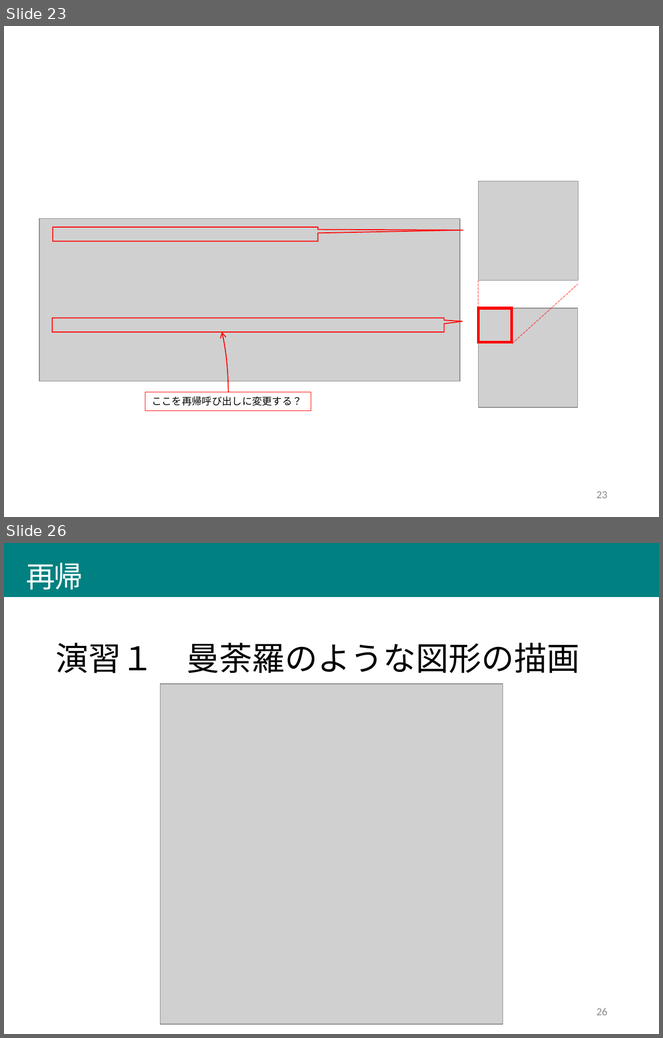
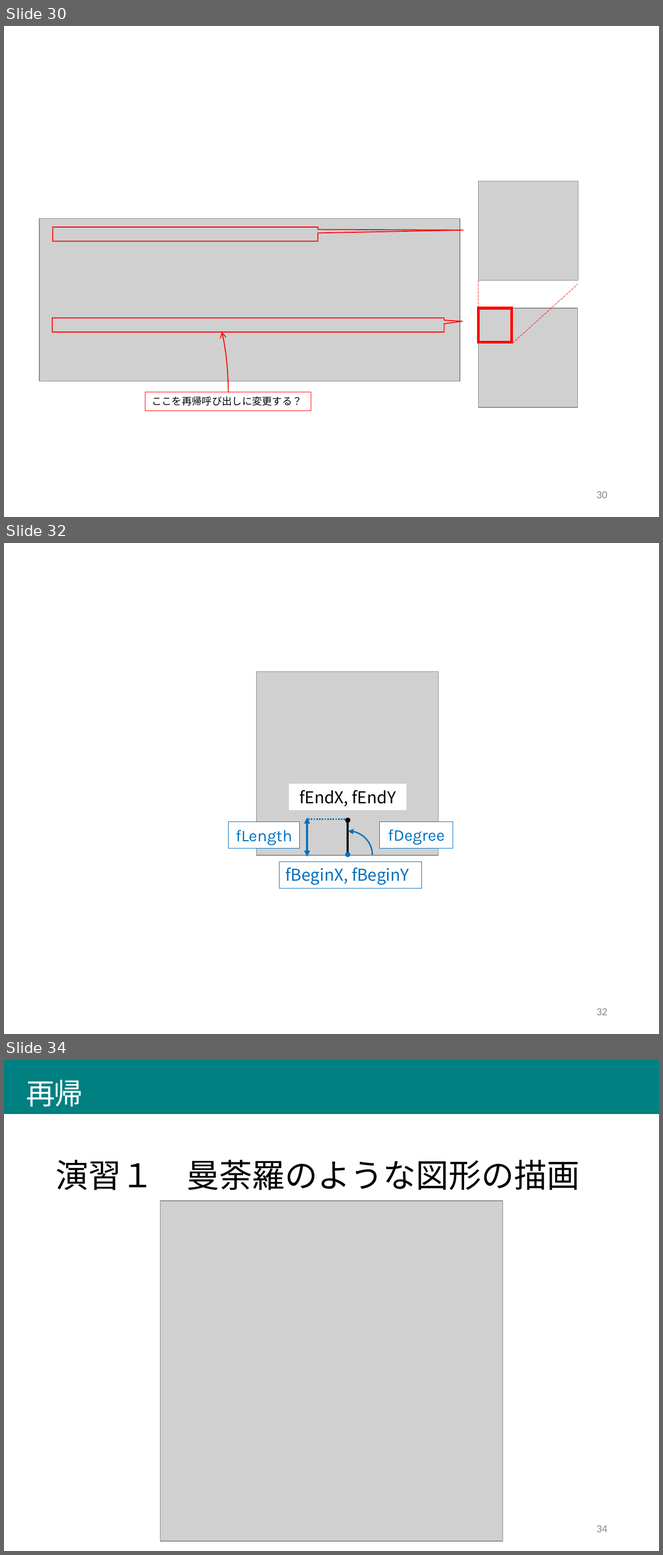
Before and after one commit to afukushimagit/afukushimagit.github.io, a slide deck: images/recursive/図素材.pptx. Shown one above the other, each under a label of ours: slides 23 and 26 before the commit, slides 30, 32 and 34 after it; the slides between them are not shown. The pictures are 663x1038 and 663x1555 pixels, drawn with LibreOffice and Linux fonts; fonts in the diff are those of the drawing; grey boxes stand for pictures. Boxes give left, top, right and bottom in pixels: in the first picture for what was removed or moved away, otherwise in the second. Text is boxed around its words. In the diff, an @@ line names an element or a change of style, - is before the commit and + after.

```diff
--- a/images/recursive/図素材.pptx
+++ b/images/recursive/図素材.pptx
@@ slide 32 added at box(4, 543, 659, 1034), background #FFFFFF @@
@@ picture added at box(256, 671, 438, 856) @@
@@ rectangle added at box(289, 784, 406, 810), fill #FFFFFF, 18 pt, text #000000 @@
+fEndX, fEndY
@@ rectangle added at box(229, 822, 299, 848), fill #FFFFFF, outline #0070C0 0.75 pt, 18 pt, text #0070C0 @@
+fLength
@@ double arrow added from (307, 818) to (307, 857), #0070C0 2.25 pt @@
@@ line added from (348, 820) to (307, 820), #0070C0 1.5 pt dashed @@
@@ ellipse added at box(345, 818, 351, 823), fill #000000 @@
@@ line added from (348, 823) to (348, 852), #000000 2.25 pt @@
@@ rectangle added at box(379, 822, 453, 848), fill #FFFFFF, outline #0070C0 0.75 pt, 18 pt, text #0070C0 @@
+fDegree
@@ arc (boxed as its full ellipse) added at box(324, 831, 372, 879), outline #0070C0 1.5 pt @@
@@ ellipse added at box(345, 852, 351, 858), fill #0070C0 @@
@@ rectangle added at box(279, 862, 422, 888), outline #0070C0 0.75 pt, 18 pt, text #0070C0 @@
+fBeginX, fBeginY
@@ page number added at box(597, 1008, 608, 1016), 12 pt, text #8C8C8C @@
+32
@@ what was slide 23 is now slide 30 @@
@@ page number at box(597, 491, 608, 499): text changed @@
-23
+30
@@ what was slide 26 is now slide 34 @@
@@ page number at box(597, 1525, 608, 1533): text changed @@
-26
+34
```
Also in this commit, not shown: 3 slides changed, 8 other slides added, 1 slide removed, 31 other files.
